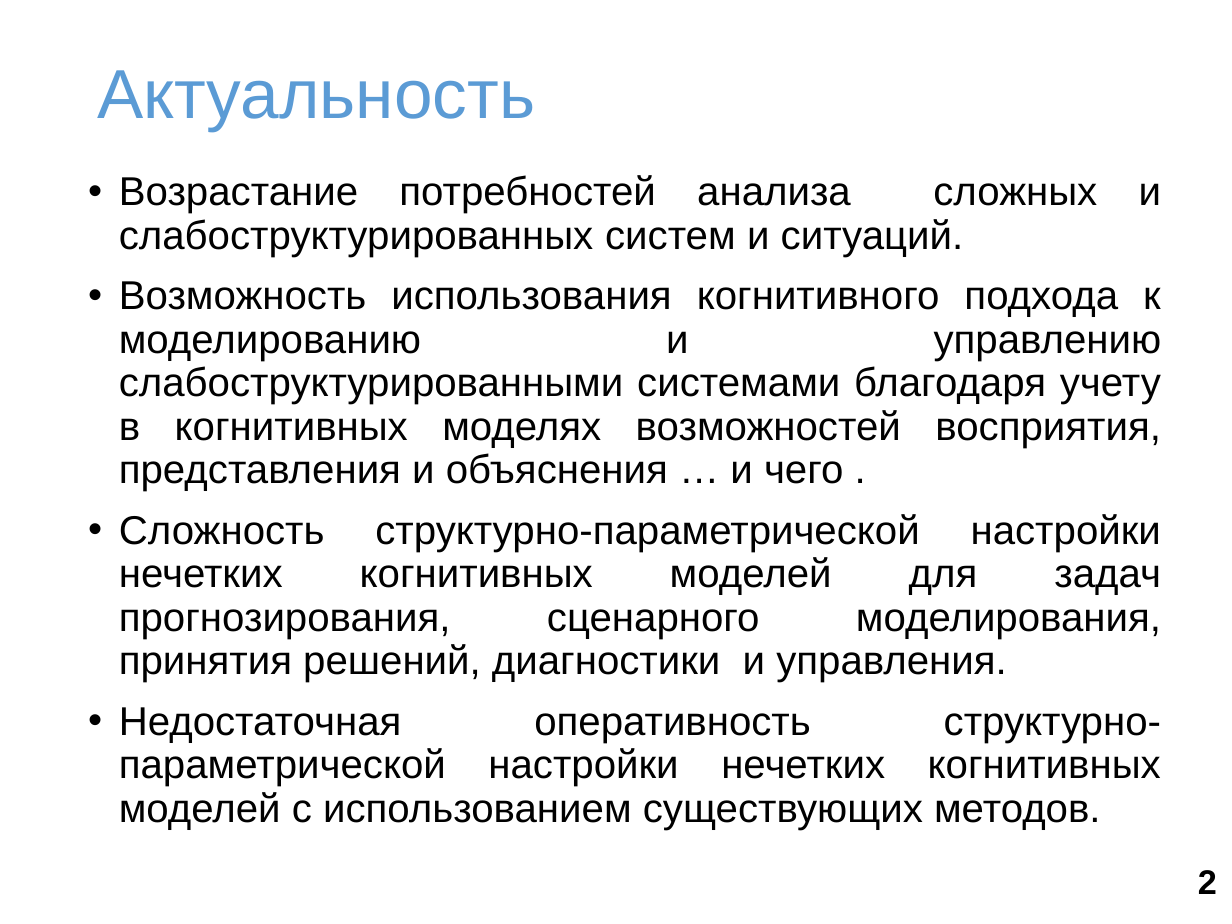
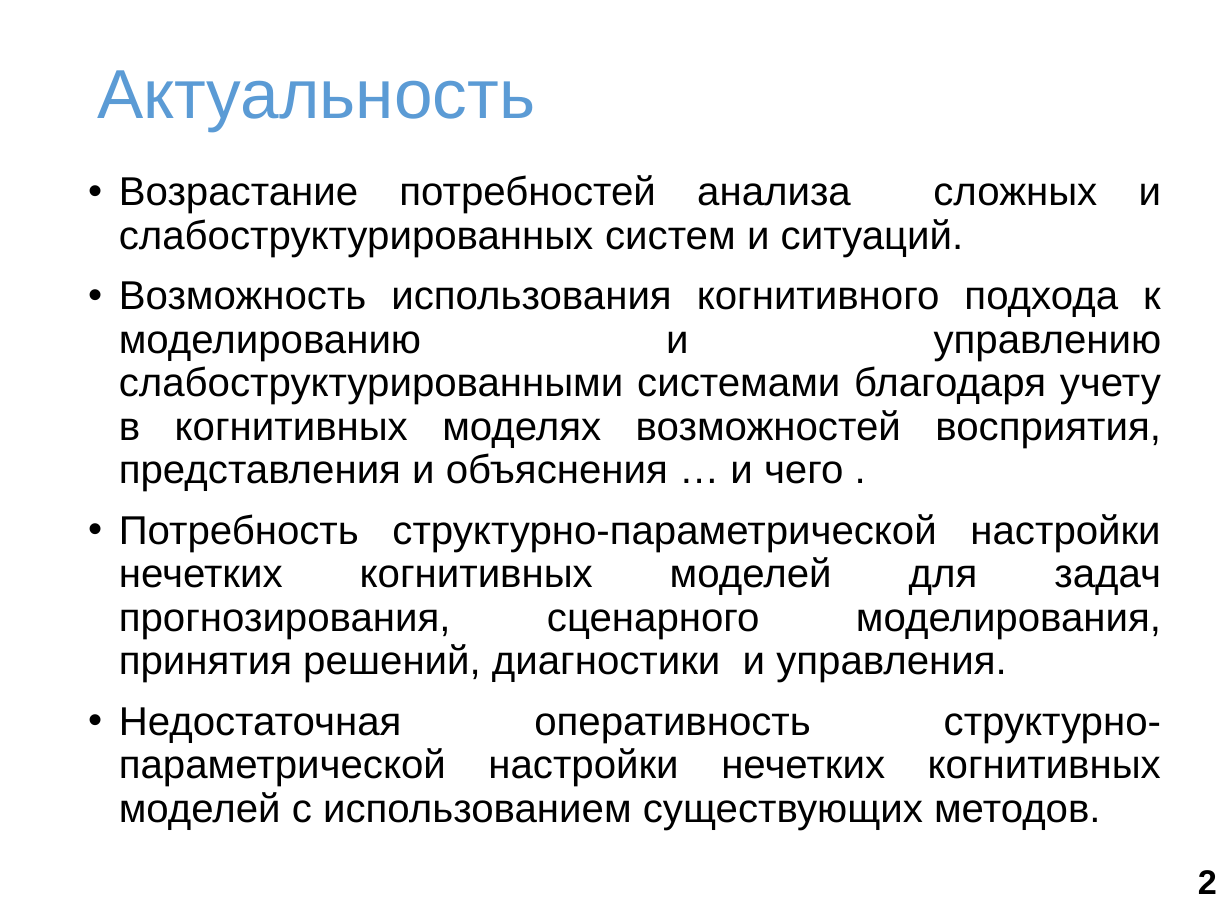
Before and after one commit to SquakR/fuzzy_cognitive_model, a slide deck: slide 2 of docs/presentation.pptx. Drawn at 1232x924 pixels with LibreOffice and Linux fonts; fonts in the diff are those of the drawing; background and template pictures are left out. Boxes give left, top, right and bottom in pixels: in the first picture for what was removed or moved away, otherwise in the second. Text is boxed around its words. In the diff, an @@ line names an element or a change of style, - is before the commit and + after.

```diff
--- a/docs/presentation.pptx
+++ b/docs/presentation.pptx
@@ text at [119,514,1161,682]: text changed @@
-• Сложность структурно-параметрической настройки нечетких когнитивных моделей для задач прогнозирования, сценарного моделирования, принятия решений, диагностики и управления.
+• Потребность структурно-параметрической настройки нечетких когнитивных моделей для задач прогнозирования, сценарного моделирования, принятия решений, диагностики и управления.
```
Also in this commit, not shown: 2 other slides changed, 2 slides added.
